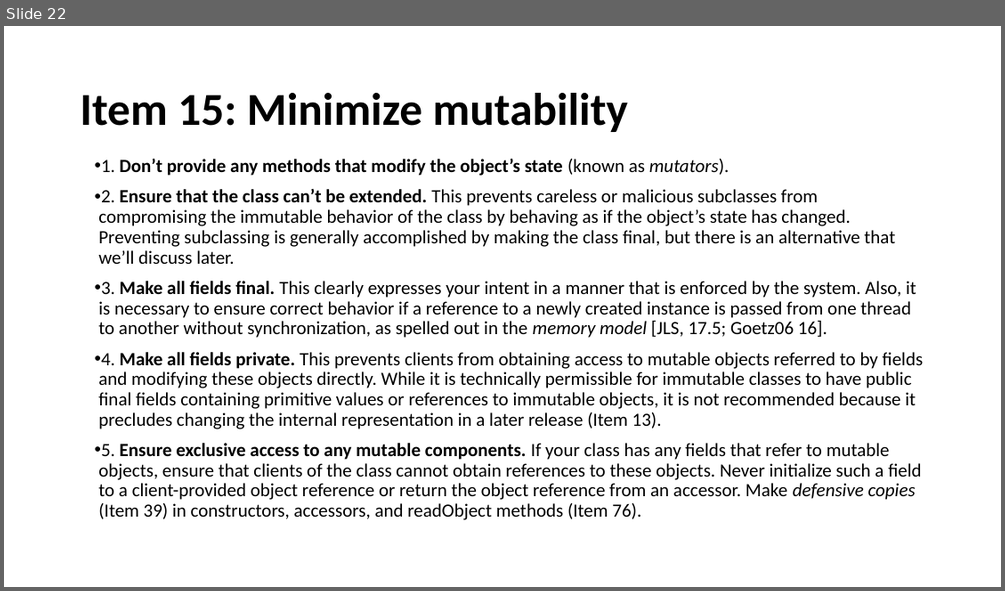
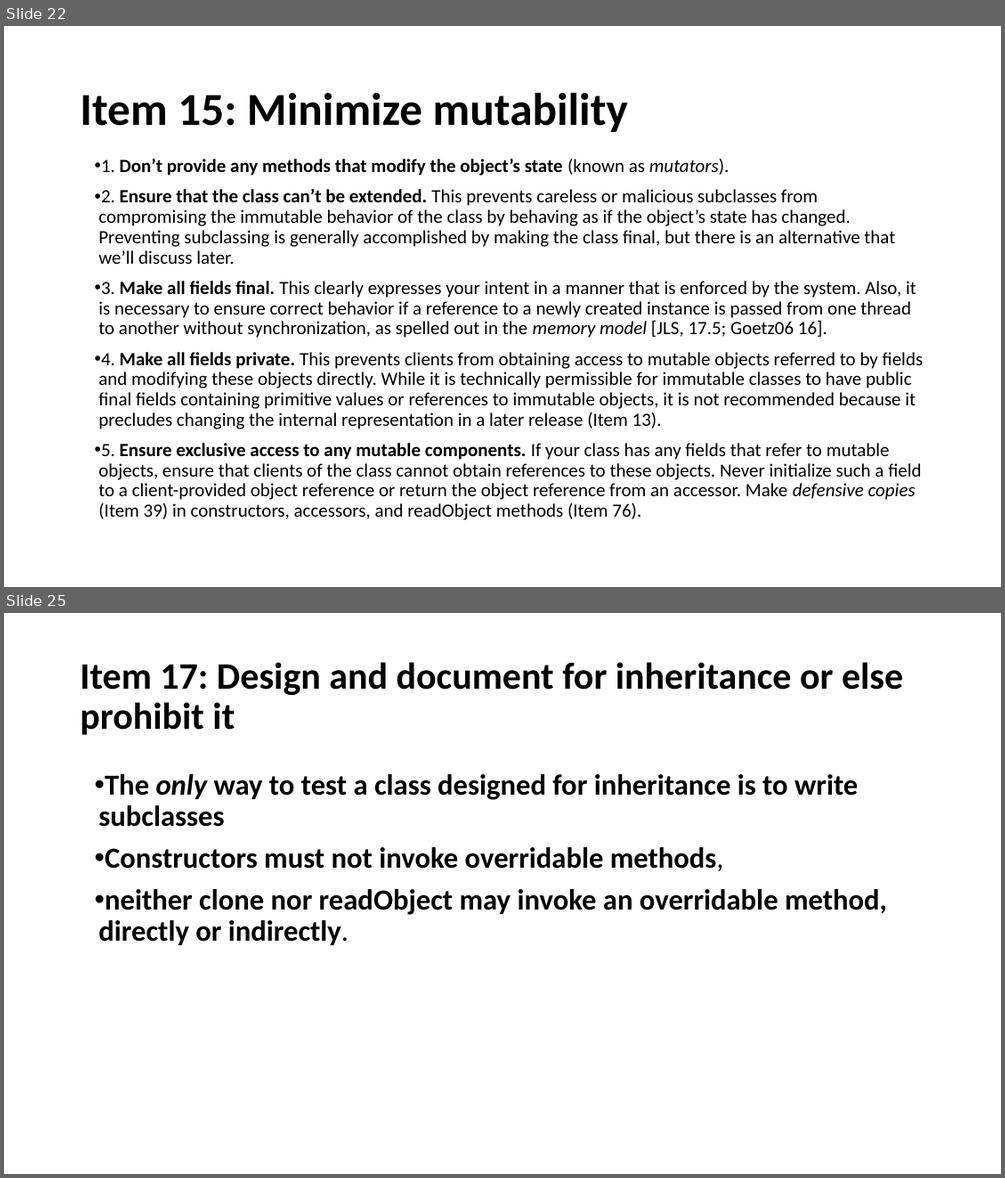
Before and after one commit to javamaster-llc/effective-java-examples-master, a slide deck: Study of Effective Java™.pptx. Shown one above the other, each under a label of ours: slide 22 before the commit, slides 22 and 25 after it; the slides between them are not shown. The pictures are 1005x591 and 1005x1178 pixels, drawn with LibreOffice and Linux fonts; fonts in the diff are those of the drawing. Boxes give left, top, right and bottom in pixels: in the first picture for what was removed or moved away, otherwise in the second. Text is boxed around its words. In the diff, an @@ line names an element or a change of style, - is before the commit and + after.

```diff
--- a/Study of Effective Java™.pptx
+++ b/Study of Effective Java™.pptx
@@ slide 25 added at [4,613,1001,1174], background #FFFFFF @@
@@ title added at [80,662,903,735], 36 pt, text #000000, bold @@
+Item 17: Design and document for inheritance or else prohibit it
@@ text added at [98,774,887,945], 28 pt, text #000000, bold @@
+• The only way to test a class designed for inheritance is to write subclasses
+• Constructors must not invoke overridable methods,
+• neither clone nor readObject may invoke an overridable method, directly or indirectly.
```
Also in this commit, not shown: 2 slides changed, 2 other slides added.
